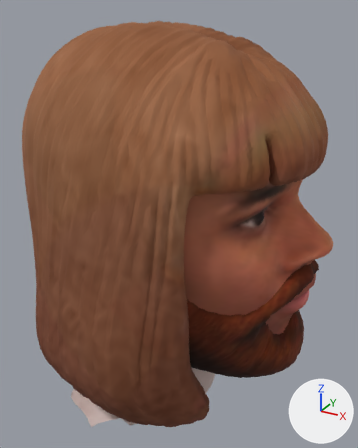
The glTF model Relic.glb: old version first, new version second.
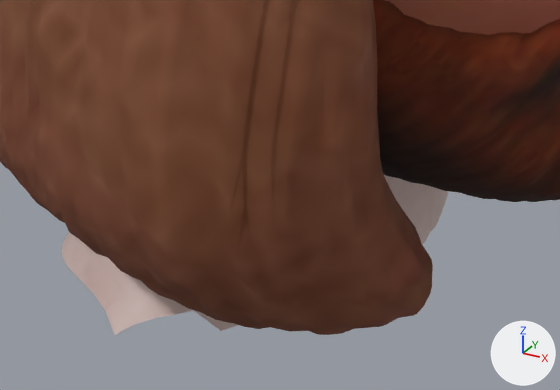
Old and new are each drawn whole from a 50 mm camera at (0.16, -0.257, 1.603) aimed at (0.018, 0.002, 1.473) and again close up on the part from 13% to 72% of the width and 68% to 100% of the height. Every picture has the same lights, and +X, +Y and +Z are marked at lower right. Where no turn or scale is listed for an object, it has been applied to the vertices. Vertices at the same position are counted once.

In view in the first close-up: 'head'.
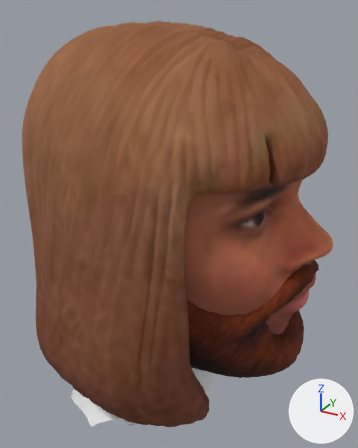
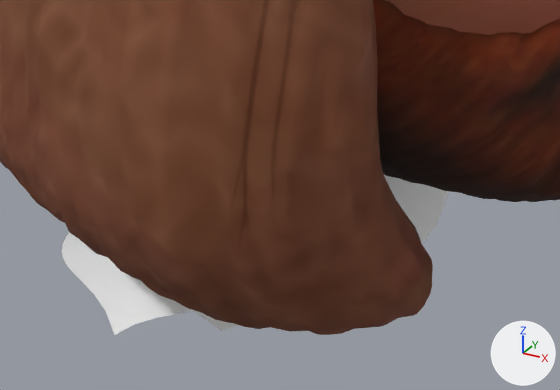
Pixel boxes (x1, y1, x2, y2) of what changed, in the close-ups (560 x 390 px):
part 1 of me_mesh_004, recoloured (grey to white)
    both: (62, 175, 448, 335)

Diff of the bpy script that builds the scene:
```diff
--- a/Relic.glb.py
+++ b/Relic.glb.py
@@ mat_texture1_002 @@
+mat_texture1_002 = principled_material('Texture1.002')
+mat_texture1_002.base_color = (0.8, 0.8, 0.8)  # white #e7e7e7
@@ me_mesh_004 @@
 me_mesh_004.from_pydata(...)  # 17030 vertices, 33882 faces; spans x -0.081..0.116, y -0.093..0.091, z 1.338..1.595
 # used by ob_head; location = (0.0, 0.0, 0.0)
+# me_mesh_004 part 1: all 1758 faces that had it switch from mat_skinmaterial_002 (picture img_skin1) to mat_texture1_002 (white #e7e7e7)
 me_mesh_004.materials.append(mat_texture2)
```
